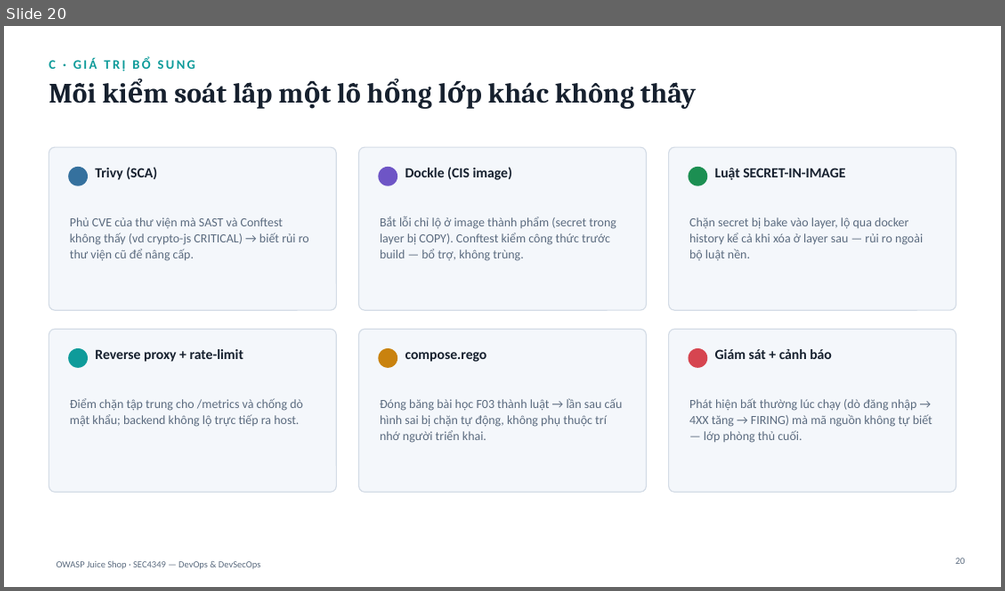
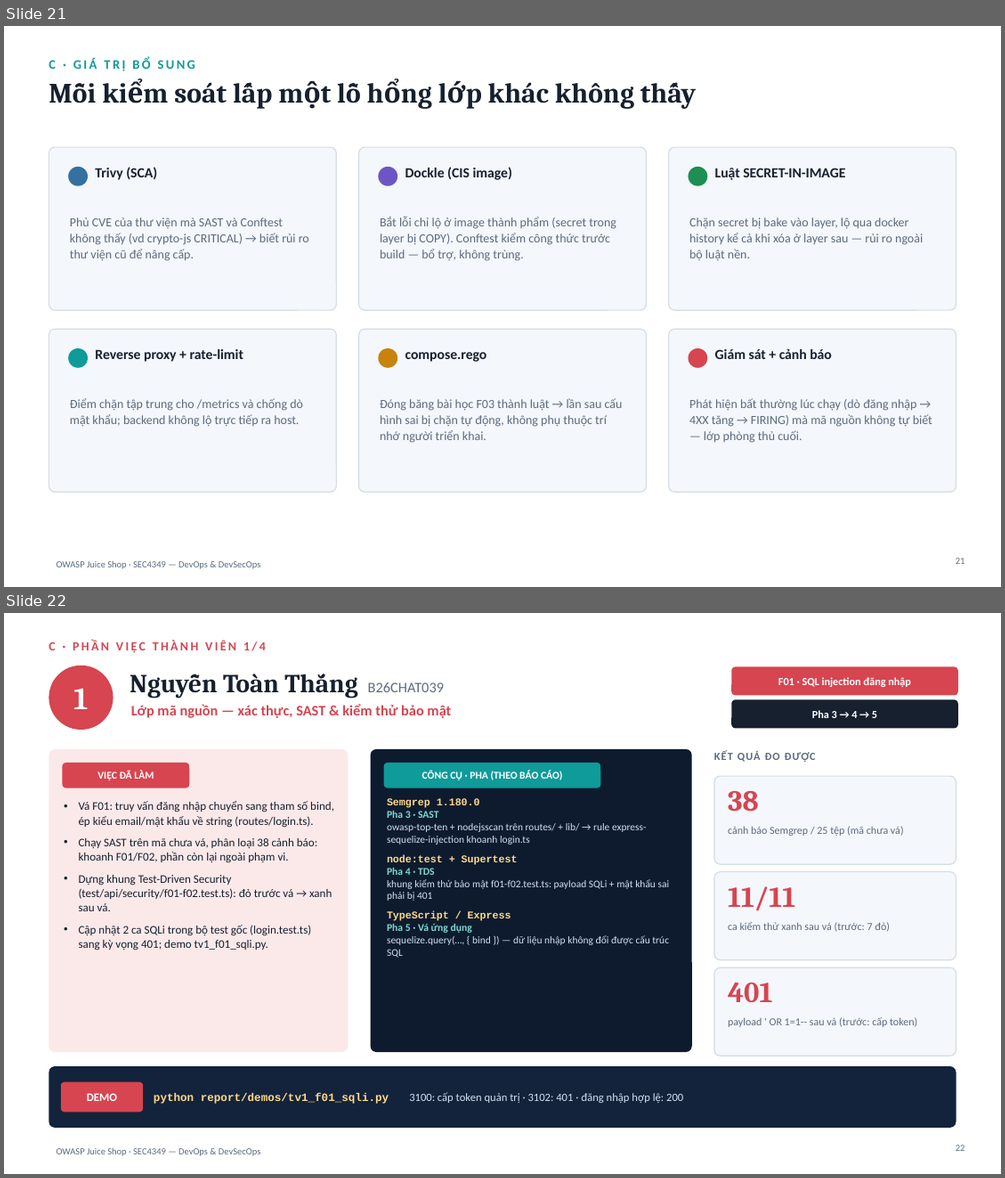
Before and after one commit to vuha211100-ui/juice-shop-sonarqube, a slide deck: report/SLIDE_BaoCao_JuiceShop.pptx. Shown one above the other, each under a label of ours: slide 20 before the commit, slides 21 and 22 after it. The pictures are 1005x591 and 1005x1178 pixels, drawn with LibreOffice and Linux fonts; fonts in the diff are those of the drawing. Boxes give left, top, right and bottom in pixels: in the first picture for what was removed or moved away, otherwise in the second. Text is boxed around its words. In the diff, an @@ line names an element or a change of style, - is before the commit and + after.

Commit message:
B26CHAT048: slide dữ liệu cần bảo vệ + 4 slide phần việc thành viên, tổng kết phân công
- Slide 8: bảng dữ liệu cần bảo vệ và cơ sở chính sách, giải thích GDPR
  Điều 5(1)(f), 25, 32 và PCI-DSS 3.4 yêu cầu gì, áp vào F01-F04.
- Slide 22-25: phần việc 4 thành viên theo công cụ của bảng 7 pha.
- report/TONG_KET_PHAN_CONG.md: đánh giá so với bản gốc, phân công, cách
  chạy từng hạ tầng/công cụ/tài liệu, quy trình Git DevSecOps (mục 5.7).
- PHAN_THUYET_TRINH.md: ý trình bày cho slide dữ liệu và chính sách.

```diff
--- a/report/SLIDE_BaoCao_JuiceShop.pptx
+++ b/report/SLIDE_BaoCao_JuiceShop.pptx
@@ slide 22 added at (4, 613, 1001, 1174), background #FFFFFF; not listed: 1 template element that a slide beside it also shows @@
@@ text added at (48, 640, 266, 653), 12 pt, text #D64550, bold @@
+C · PHẦN VIỆC THÀNH VIÊN 1/4
@@ ellipse added at (48, 666, 113, 730), fill #D64550 @@
@@ text added at (73, 688, 88, 709), 30 pt, text #FFFFFF, bold @@
+1
@@ text added at (129, 674, 444, 698), 25 pt, text #16202E, bold @@
+Nguyễn Toàn Thắng B26CHAT039
@@ rounded rectangle added at (732, 666, 958, 695), fill #D64550 @@
@@ text added at (778, 677, 911, 687), 10.5 pt, text #FFFFFF, bold @@
+F01 · SQL injection đăng nhập
@@ text added at (131, 704, 451, 718), 14 pt, text #D64550, bold @@
+Lớp mã nguồn — xác thực, SAST & kiểm thử bảo mật
@@ rounded rectangle added at (732, 699, 958, 728), fill #16202E @@
@@ text added at (812, 710, 877, 718), 10.5 pt, text #FFFFFF, bold @@
+Pha 3 → 4 → 5
@@ rounded rectangle added at (48, 749, 348, 1052), fill #FBE9EA @@
@@ rounded rectangle added at (63, 763, 189, 788), fill #D64550 @@
@@ text added at (97, 771, 154, 780), 10 pt, text #FFFFFF, bold @@
+VIỆC ĐÃ LÀM
@@ rounded rectangle added at (371, 749, 692, 1052), fill #0E1B2E @@
@@ rounded rectangle added at (384, 763, 600, 788), fill #0E9B9A @@
@@ text added at (422, 771, 562, 780), 10 pt, text #FFFFFF, bold @@
+CÔNG CỤ · PHA (THEO BÁO CÁO)
@@ text added at (714, 750, 816, 762), 10.5 pt, text #5B6B7F, bold @@
+KẾT QUẢ ĐO ĐƯỢC
@@ text added at (387, 798, 670, 957), 9.8 pt, text #CFE0F2 @@
+Semgrep 1.180.0
+Pha 3 · SAST
+owasp-top-ten + nodejsscan trên routes/ + lib/ → rule express-sequelize-injection khoanh login.ts
+node:test + Supertest
+Pha 4 · TDS
+khung kiểm thử bảo mật f01-f02.test.ts: payload SQLi + mật khẩu sai phải bị 401
+TypeScript / Express
+Pha 5 · Vá ứng dụng
+sequelize.query(…, { bind }) — dữ liệu nhập không đổi được cấu trúc SQL
@@ rounded rectangle added at (714, 776, 956, 864), fill #F4F7FB, outline #D4DCE6 1 pt @@
@@ text added at (728, 791, 759, 811), 28 pt, text #D64550, bold @@
+38
@@ text added at (79, 801, 334, 950), 11.2 pt, text #16202E @@
+• Vá F01: truy vấn đăng nhập chuyển sang tham số bind, ép kiểu email/mật khẩu về string (routes/login.ts).
+• Chạy SAST trên mã chưa vá, phân loại 38 cảnh báo: khoanh F01/F02, phần còn lại ngoài phạm vi.
+• Dựng khung Test-Driven Security (test/api/security/f01-f02.test.ts): đỏ trước vá → xanh sau vá.
+• Cập nhật 2 ca SQLi trong bộ test gốc (login.test.ts) sang kỳ vọng 401; demo tv1_f01_sqli.py.
@@ text added at (728, 826, 904, 835), 10.3 pt, text #5B6B7F @@
+cảnh báo Semgrep / 25 tệp (mã chưa vá)
@@ rounded rectangle added at (714, 872, 956, 960), fill #F4F7FB, outline #D4DCE6 1 pt @@
@@ text added at (728, 886, 795, 911), 28 pt, text #D64550, bold @@
+11/11
@@ text added at (728, 922, 890, 932), 10.3 pt, text #5B6B7F @@
+ca kiểm thử xanh sau vá (trước: 7 đỏ)
@@ rounded rectangle added at (714, 967, 956, 1055), fill #F4F7FB, outline #D4DCE6 1 pt @@
@@ text added at (728, 982, 772, 1002), 28 pt, text #D64550, bold @@
+401
@@ text added at (728, 1017, 917, 1027), 10.3 pt, text #5B6B7F @@
+payload ' OR 1=1-- sau vá (trước: cấp token)
@@ rounded rectangle added at (48, 1066, 956, 1127), fill #13233B @@
@@ rounded rectangle added at (61, 1082, 143, 1111), fill #D64550 @@
@@ text added at (87, 1093, 117, 1101), 11 pt, text #FFFFFF, bold @@
+DEMO
@@ text added at (154, 1092, 683, 1103), 10.8 pt, text #CFE0F2 @@
+python report/demos/tv1_f01_sqli.py 3100: cấp token quản trị · 3102: 401 · đăng nhập hợp lệ: 200
@@ page number added at (955, 1144, 965, 1151), 9 pt, text #5B6B7F @@
+22
@@ what was slide 20 is now slide 21 @@
@@ page number at (955, 557, 965, 564): text changed @@
-20
+21
```
Also in this commit, not shown: 1 slide changed, 4 other slides added, 2 other files.
